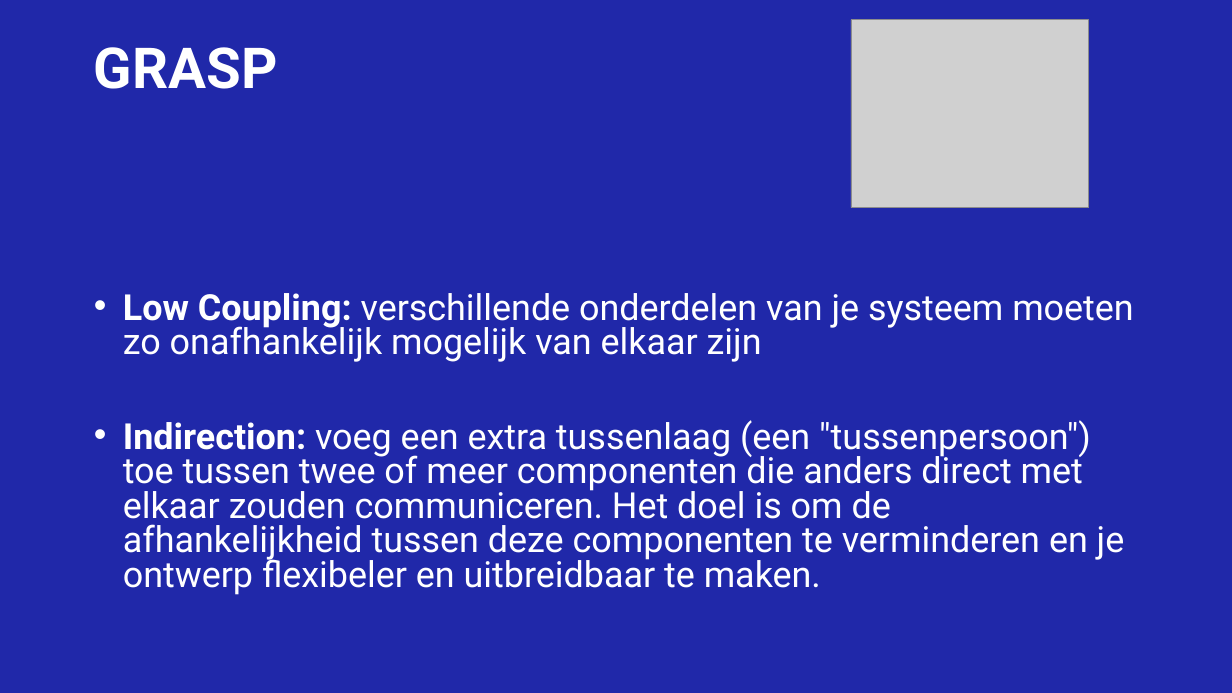
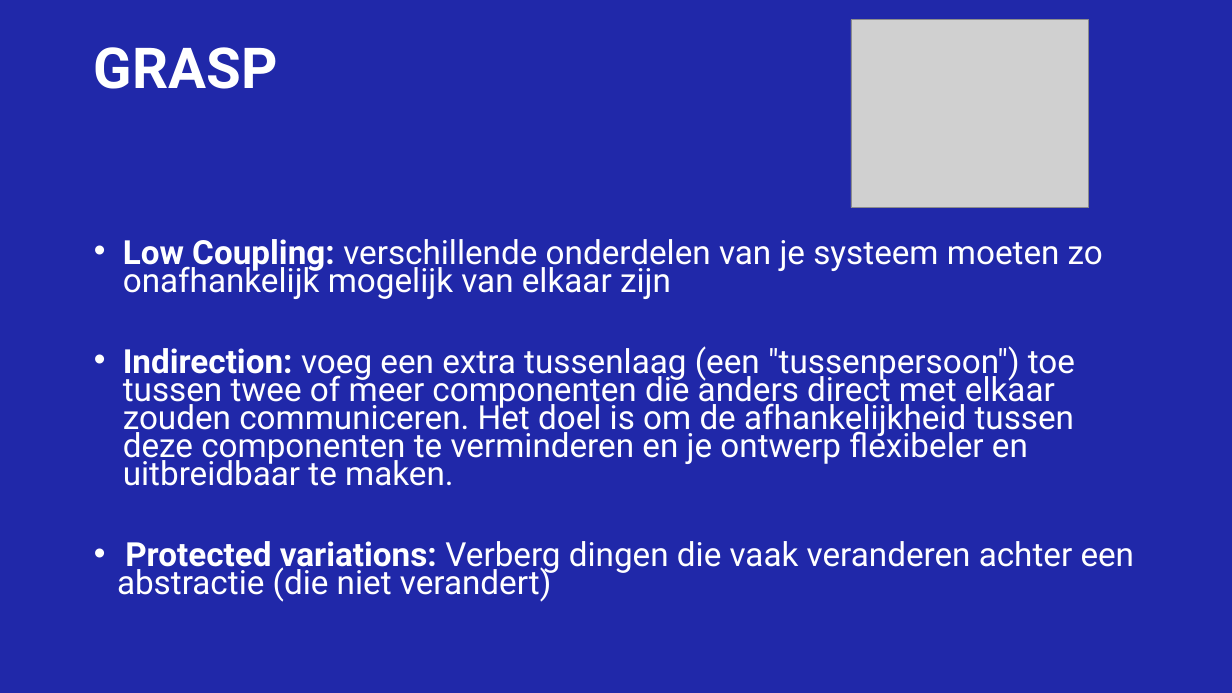
Before and after one commit to NickDekker/SOLID-GRASP, a slide deck: slide 47 of Presentatie/SOLID-Grasp-training.pptx. Drawn at 1232x693 pixels with LibreOffice and Linux fonts; fonts in the diff are those of the drawing; grey boxes stand for pictures; background and template pictures are left out. Boxes give left, top, right and bottom in pixels: in the first picture for what was removed or moved away, otherwise in the second. Text is boxed around its words. In the diff, an @@ line names an element or a change of style, - is before the commit and + after.

```diff
--- a/Presentatie/SOLID-Grasp-training.pptx
+++ b/Presentatie/SOLID-Grasp-training.pptx
@@ text at (123,239,1103,486): size 28 to 25.9 pt in "Low Coupling: verschillende onderdelen van je systeem ...", "Indirection: voeg een extra tussenlaag (een "tussenpersoon") ..."; line spacing 0.8 to 0.7 @@
@@ text at (117,541,1135,602): paragraph added @@
+• Protected variations: Verberg dingen die vaak veranderen achter een abstractie (die niet verandert)
```
Also in this commit, not shown: 9 other slides changed, 3 slides added, 2 slides removed.
